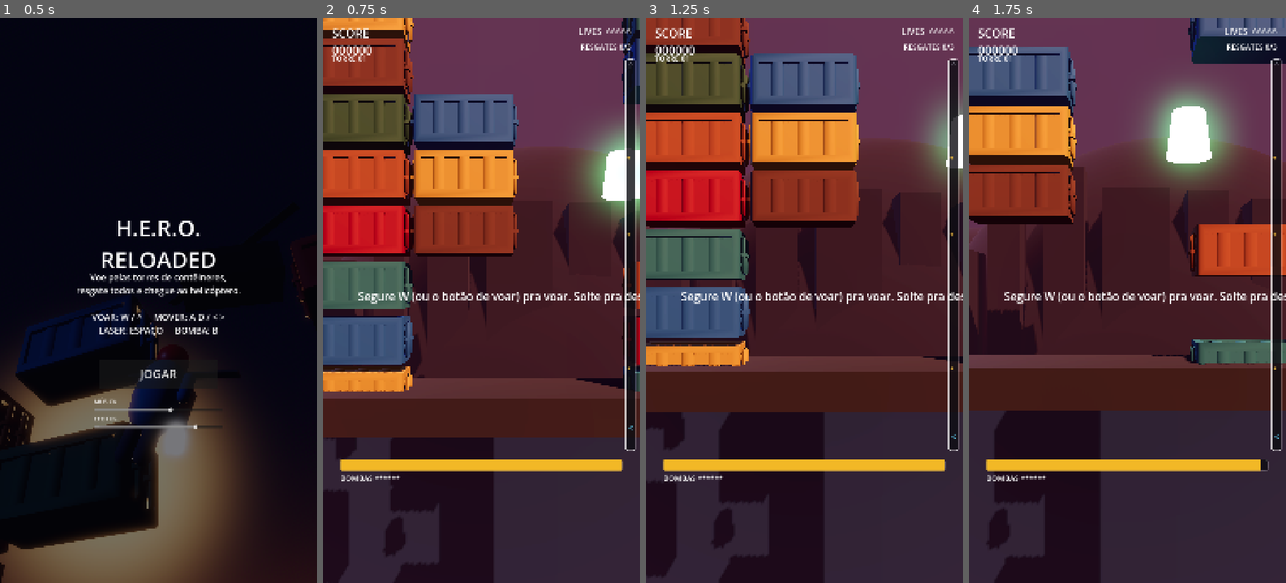
Above: before the commit, frames 1-4 (left to right).
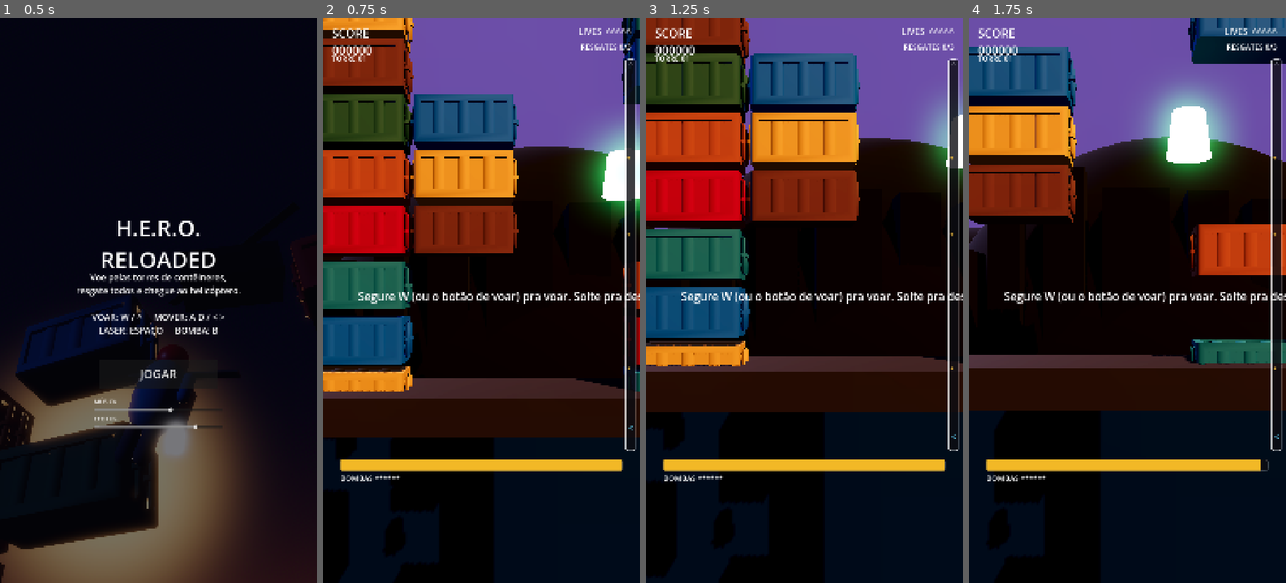
Above: after the commit, the same moments.

Repository: FabriciooPoke/hero-godot
Game: Godot game, scene res://scenes/Main.tscn
Same seed, same stepped clock (60 frames per second), same inputs: the game is played once before the commit and once after it.
Inputs (mouse positions are in pixels of both pictures, inside the frame that each line leads up to):
- Up to frame 1 (0.5 s): no input
- Up to frame 2 (0.75 s): click "JOGAR" at 0.5 s
- Up to frame 3 (1.25 s): no input
- Up to frame 4 (1.75 s): tap Enter at 1.25 s; move the mouse to (1197, 272) at 1.27 s; hold D (mover_direita) from 1.28 s (still down); tap Space (atirar) at 1.35 s; click (1197, 272) at 1.42 s

Frame 1 is identical in both runs. In frame 2, 76% of the frame differs, in the area x 0-100%, y 0-100%; in frame 3, 76%; in frame 4, 81%.

Commit message:
Refaz controles touch: manche virtual + botões de ação maiores
Os 5 botões separados (2 pra mover + voar + tiro + bomba) exigiam
mira precisa numa área pequena, ruim pra jogar rápido. Trocado por:

- Manche (joystick) virtual "flutuante" pro movimento lateral — aparece
  onde o dedo tocar dentro da área reservada (não precisa acertar um
  ponto fixo) e o manípulo segue o arraste, com zona morta central.
  ManicheTouch.gd, testado isoladamente via script headless simulando
  toque + arraste + soltar.
- Voar/Tiro/Bomba bem maiores (raio 75→125/95/75) e reorganizados num
  leque no canto inferior direito, priorizando o botão mais usado
  (voar) na posição mais alcançável.

De quebra: corrigido fog lavando o céu inteiro em rosa/magenta mesmo
com fundo sólido — o fog do Godot tende a 100% da cor dele em qualquer
distância "infinita" (o próprio fundo), então mesmo com densidade
baixa o céu inteiro ficava tingido. Desativado (fog_enabled = false);
a atmosfera do jogo já vem do glow/ambient light.

Co-Authored-By: Claude Sonnet 5 <noreply@anthropic.com>

Diff:
--- a/resources/default_env.tres
+++ b/resources/default_env.tres
@@ -12,6 +12,4 @@
 glow_enabled = true
 glow_intensity = 0.45
 glow_bloom = 0.08
-fog_enabled = true
-fog_light_color = Color(0.35, 0.22, 0.3, 1)
-fog_density = 0.004
+fog_enabled = false
--- a/scenes/HUD.tscn
+++ b/scenes/HUD.tscn
@@ -1,9 +1,10 @@
-[gd_scene load_steps=6 format=3]
+[gd_scene load_steps=7 format=3]
 
 [ext_resource type="Script" path="res://scripts/HUD.gd" id="1"]
 [ext_resource type="Script" path="res://scripts/BarraAltura.gd" id="2"]
 [ext_resource type="Script" path="res://scripts/BotaoTouch.gd" id="3"]
 [ext_resource type="Texture2D" uid="uid://de8q7mhxia4js" path="res://assets/imagens/tela_abertura.png" id="4"]
+[ext_resource type="Script" path="res://scripts/ManicheTouch.gd" id="5"]
 
 [sub_resource type="StyleBoxFlat" id="estilo_fundo_barra"]
 bg_color = Color(0.05, 0.05, 0.07, 0.8)
@@ -148,51 +149,38 @@
 anchor_bottom = 1.0
 mouse_filter = 2
 
-[node name="Esquerda" type="Control" parent="Controles"]
+[node name="Manche" type="Control" parent="Controles"]
 anchor_top = 1.0
 anchor_bottom = 1.0
-offset_left = 40.0
-offset_top = -210.0
-offset_right = 190.0
-offset_bottom = -60.0
-script = ExtResource("3")
-acao = "mover_esquerda"
-icone = "esquerda"
-raio = 75.0
-
-[node name="Direita" type="Control" parent="Controles"]
+offset_left = 10.0
+offset_top = -660.0
+offset_right = 650.0
+offset_bottom = -10.0
+script = ExtResource("5")
+
+[node name="Voar" type="Control" parent="Controles"]
+anchor_left = 1.0
 anchor_top = 1.0
-anchor_bottom = 1.0
-offset_left = 210.0
-offset_top = -210.0
-offset_right = 360.0
-offset_bottom = -60.0
-script = ExtResource("3")
-acao = "mover_direita"
-icone = "direita"
-raio = 75.0
-
-[node name="Voar" type="Control" parent="Controles"]
-anchor_top = 1.0
-anchor_bottom = 1.0
-offset_left = 115.0
-offset_top = -410.0
-offset_right = 285.0
-offset_bottom = -240.0
+anchor_right = 1.0
+anchor_bottom = 1.0
+offset_left = -300.0
+offset_top = -300.0
+offset_right = -50.0
+offset_bottom = -50.0
 script = ExtResource("3")
 acao = "propulsar"
 icone = "cima"
-raio = 85.0
+raio = 125.0
 
 [node name="Atirar" type="Control" parent="Controles"]
 anchor_left = 1.0
 anchor_top = 1.0
 anchor_right = 1.0
 anchor_bottom = 1.0
-offset_left = -240.0
-offset_top = -250.0
-offset_right = -50.0
-offset_bottom = -60.0
+offset_left = -270.0
+offset_top = -520.0
+offset_right = -80.0
+offset_bottom = -330.0
 script = ExtResource("3")
 acao = "atirar"
 rotulo = "TIRO"
@@ -204,14 +192,14 @@
 anchor_top = 1.0
 anchor_right = 1.0
 anchor_bottom = 1.0
-offset_left = -330.0
-offset_top = -400.0
-offset_right = -190.0
-offset_bottom = -260.0
+offset_left = -470.0
+offset_top = -250.0
+offset_right = -320.0
+offset_bottom = -100.0
 script = ExtResource("3")
 acao = "bomba"
 icone = "diamante"
-raio = 70.0
+raio = 75.0
 
 [node name="FlashDano" type="ColorRect" parent="."]
 anchors_preset = 15
--- /dev/null
+++ b/scripts/ManicheTouch.gd
@@ -0,0 +1,99 @@
+extends Control
+## Manche (joystick) virtual "flutuante": aparece onde o dedo tocar dentro
+## da área reservada — não precisa mirar num botão fixo — e o manípulo
+## segue o dedo dentro de um raio máximo. Mais natural e tolerante a erro
+## de mira do que dois botões fixos de esquerda/direita.
+
+@export var raio_base: float = 135.0
+@export var raio_manipulo: float = 58.0
+@export var zona_morta: float = 0.2  ## fração do raio_base antes de virar "andando"
+
+var _dedo: int = -1
+var _com_mouse: bool = false
+var _centro_toque: Vector2 = Vector2.ZERO
+var _offset_manipulo: Vector2 = Vector2.ZERO
+var _ativo: bool = false
+
+
+func _ready() -> void:
+	mouse_filter = Control.MOUSE_FILTER_STOP
+
+
+func _draw() -> void:
+	if not _ativo:
+		return
+	draw_circle(_centro_toque, raio_base, Color(1, 1, 1, 0.16))
+	draw_arc(_centro_toque, raio_base, 0.0, TAU, 48, Color(1, 1, 1, 0.4), 3.0, true)
+	draw_circle(_centro_toque + _offset_manipulo, raio_manipulo, Color(1, 1, 1, 0.42))
+
+
+func _gui_input(event: InputEvent) -> void:
+	if event is InputEventScreenTouch:
+		var toque := event as InputEventScreenTouch
+		if toque.pressed and _dedo == -1:
+			_dedo = toque.index
+			_iniciar(toque.position)
+		elif not toque.pressed and toque.index == _dedo:
+			_dedo = -1
+			_soltar()
+	elif event is InputEventScreenDrag:
+		var arraste := event as InputEventScreenDrag
+		if arraste.index == _dedo:
+			_atualizar(arraste.position)
+	elif event is InputEventMouseButton and event.button_index == MOUSE_BUTTON_LEFT:
+		if event.pressed:
+			_com_mouse = true
+			_iniciar(event.position)
+		else:
+			_com_mouse = false
+			_soltar()
+	elif event is InputEventMouseMotion and _com_mouse:
+		_atualizar(event.position)
+
+
+func _iniciar(pos: Vector2) -> void:
+	# Trava o centro dentro da área visível pra base do manche nunca
+	# aparecer cortada nem sair da zona reservada pro polegar.
+	_centro_toque = Vector2(
+		clampf(pos.x, raio_base, size.x - raio_base),
+		clampf(pos.y, raio_base, size.y - raio_base)
+	)
+	_offset_manipulo = Vector2.ZERO
+	_ativo = true
+	queue_redraw()
+
+
+func _atualizar(pos: Vector2) -> void:
+	var offset: Vector2 = pos - _centro_toque
+	if offset.length() > raio_base:
+		offset = offset.normalized() * raio_base
+	_offset_manipulo = offset
+	queue_redraw()
+
+	var fracao: float = offset.x / raio_base
+	if fracao < -zona_morta:
+		Input.action_release("mover_direita")
+		if not Input.is_action_pressed("mover_esquerda"):
+			Input.action_press("mover_esquerda")
+	elif fracao > zona_morta:
+		Input.action_release("mover_esquerda")
+		if not Input.is_action_pressed("mover_direita"):
+			Input.action_press("mover_direita")
+	else:
+		Input.action_release("mover_esquerda")
+		Input.action_release("mover_direita")
+
+
+func _soltar() -> void:
+	_ativo = false
+	Input.action_release("mover_esquerda")
+	Input.action_release("mover_direita")
+	queue_redraw()
+
+
+## Se o dedo sumir sem soltar (interrupção do SO, troca de app etc.), não
+## deixa o personagem andando sozinho pro resto da partida.
+func _notification(what: int) -> void:
+	if what == NOTIFICATION_MOUSE_EXIT and _com_mouse:
+		_com_mouse = false
+		_soltar()
Not shown: 1 places in resources/default_env.tres that only renumber resources
Not shown, added: scripts/ManicheTouch.gd.uid
Not shown, changed: build/web/index.html
Not shown, changed: build/web/index.pck
